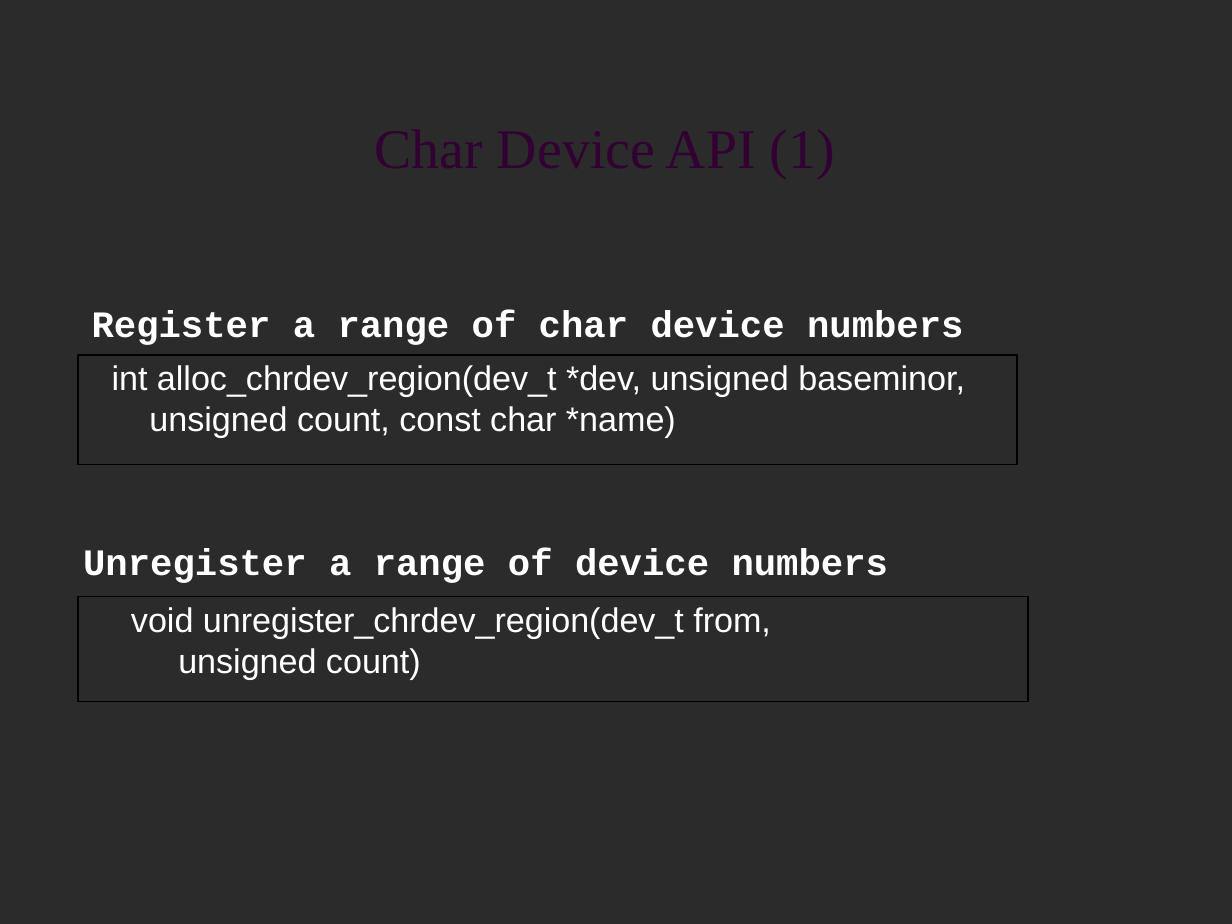
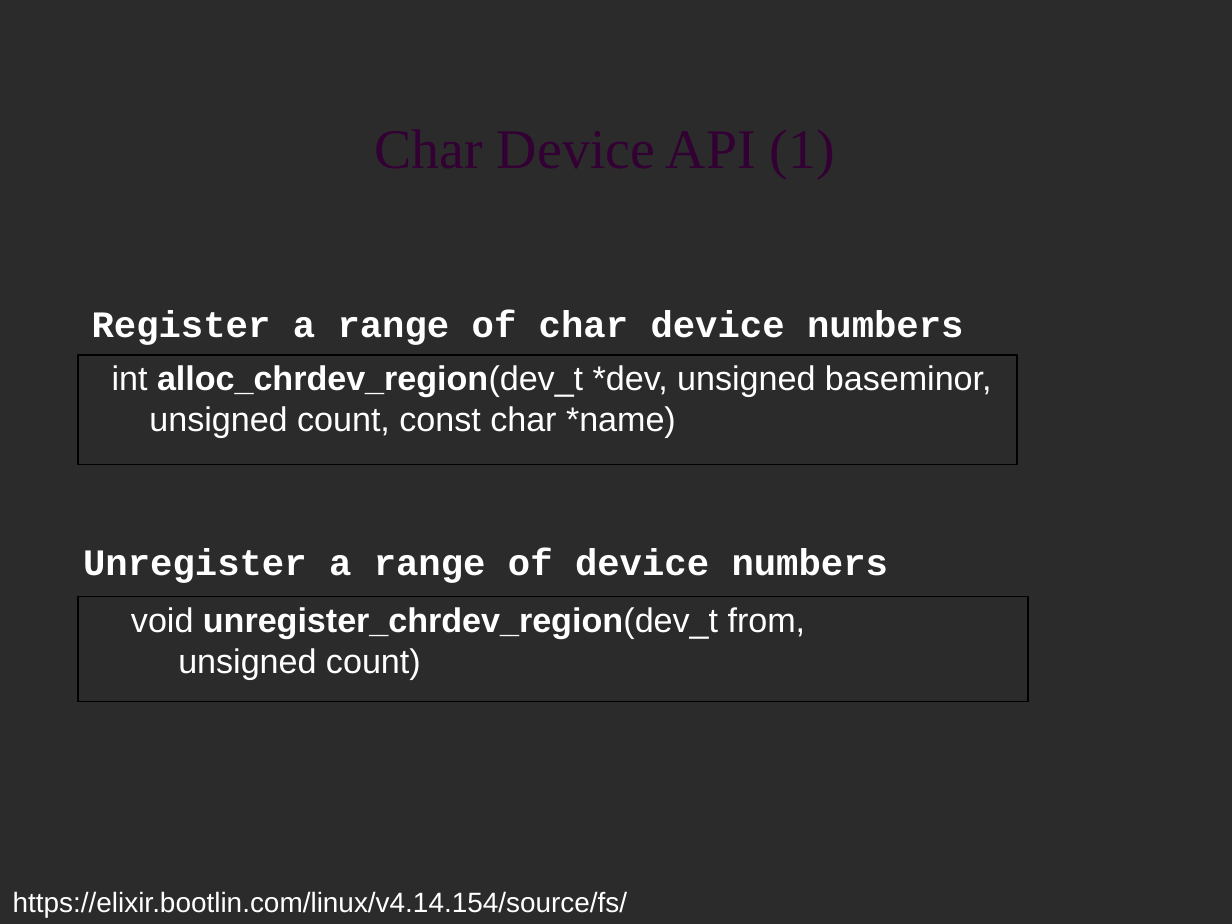
Before and after one commit to xlloss/embedded_linux_cadtc, a slide deck: slide 17 of linux_driver/present/2-driver-basic/2-2_Char_Drivers.odp (slide 16 before the commit). Drawn at 1232x924 pixels with LibreOffice and Linux fonts; fonts in the diff are those of the drawing; background and template pictures are left out; a plain dark background stands for a picture behind light text. Boxes give left, top, right and bottom in pixels: in the first picture for what was removed or moved away, otherwise in the second. Text is boxed around its words. In the diff, an @@ line names an element or a change of style, - is before the commit and + after.

```diff
--- a/linux_driver/present/2-driver-basic/2-2_Char_Drivers.odp
+++ b/linux_driver/present/2-driver-basic/2-2_Char_Drivers.odp
@@ text at <box>112,365,992,396</box>: bold on in "alloc_chrdev_region(dev_t" @@
@@ text "void unregister_chrdev_region(dev_t from, unsigned count)" at <box>131,607,806,680</box>: bold on in "unregister_chrdev_region(dev_t" @@
@@ text added at <box>13,891,627,917</box>, 18 pt, text #FFFFFF @@
+https://elixir.bootlin.com/linux/v4.14.154/source/fs/char_dev.c#L245
```
Also in this commit, not shown: 11 other slides changed, 1 slide added, 1 slide removed, 27 other files.
